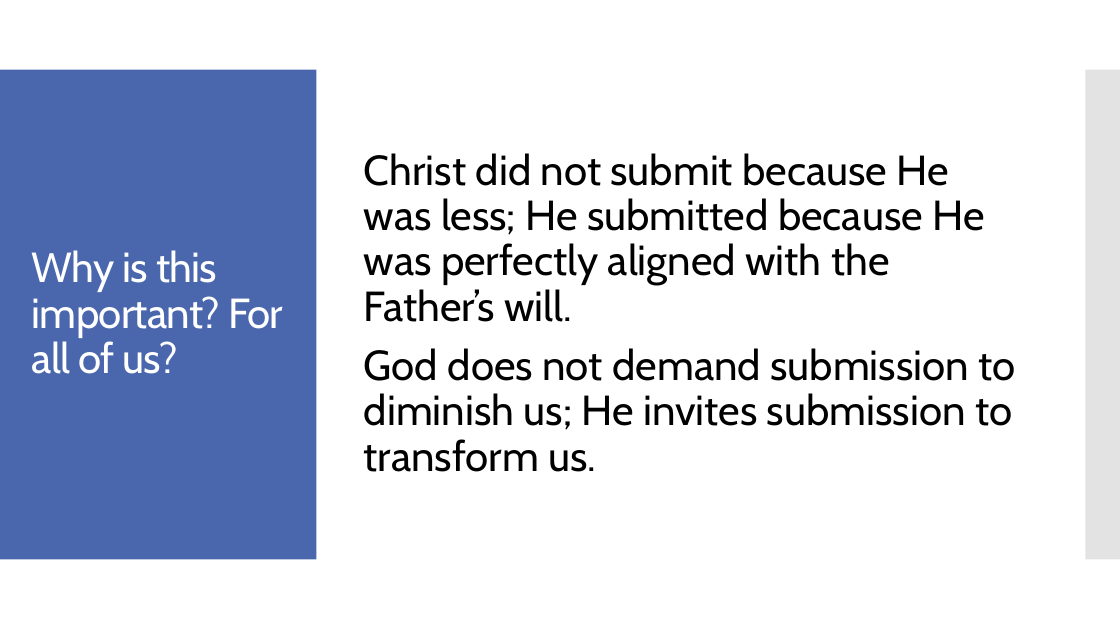
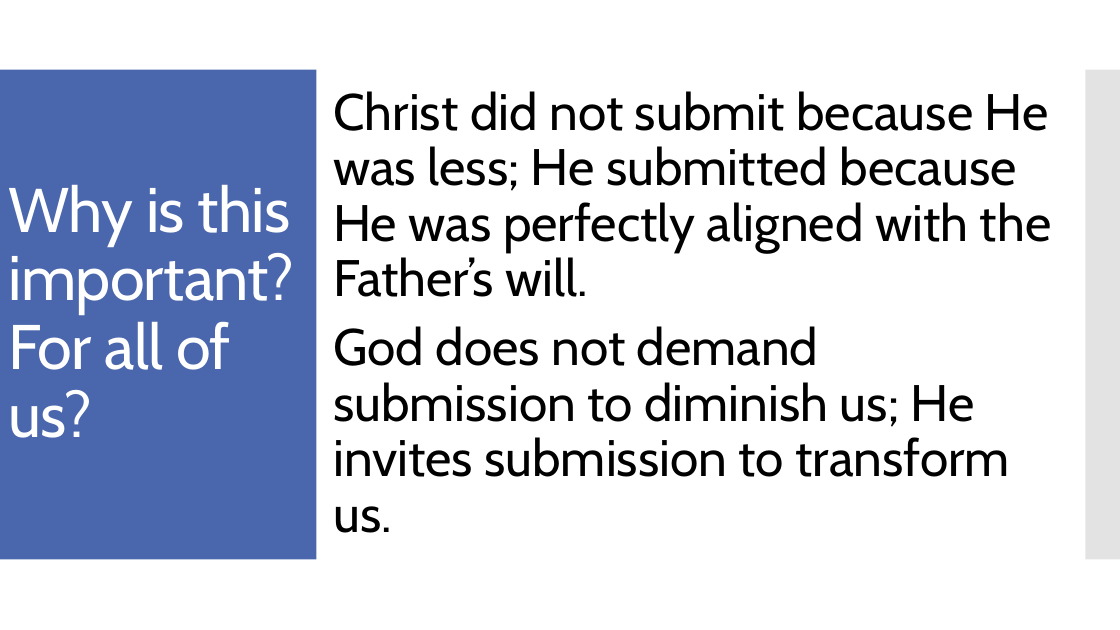
Before and after one commit to Jimothy41/from-the-spirit, a slide deck: slide 8 of lessons/gospel-alignment.pptx. Drawn at 1120x630 pixels with LibreOffice and Linux fonts; fonts in the diff are those of the drawing. Boxes give left, top, right and bottom in pixels: in the first picture for what was removed or moved away, otherwise in the second. Text is boxed around its words. In the diff, an @@ line names an element or a change of style, - is before the commit and + after.

```diff
--- a/lessons/gospel-alignment.pptx
+++ b/lessons/gospel-alignment.pptx
@@ text "Christ did not submit because ...": place and size @@
-text "Christ did not submit because ..." at (364, 153, 1015, 472)
+text "Christ did not submit because ..." at (333, 91, 1051, 533)
@@ text "Christ did not submit because ..." at (333, 91, 1051, 533): size 36 to 44 pt @@
@@ title "Why is this important? For ...": place and size @@
-title "Why is this important? For ..." at (32, 250, 283, 374)
+title "Why is this important? For ..." at (8, 184, 294, 438)
@@ title "Why is this important? For ..." at (8, 184, 294, 438): size 36 to 54 pt @@
```
Also in this commit, not shown: 8 other slides changed.
